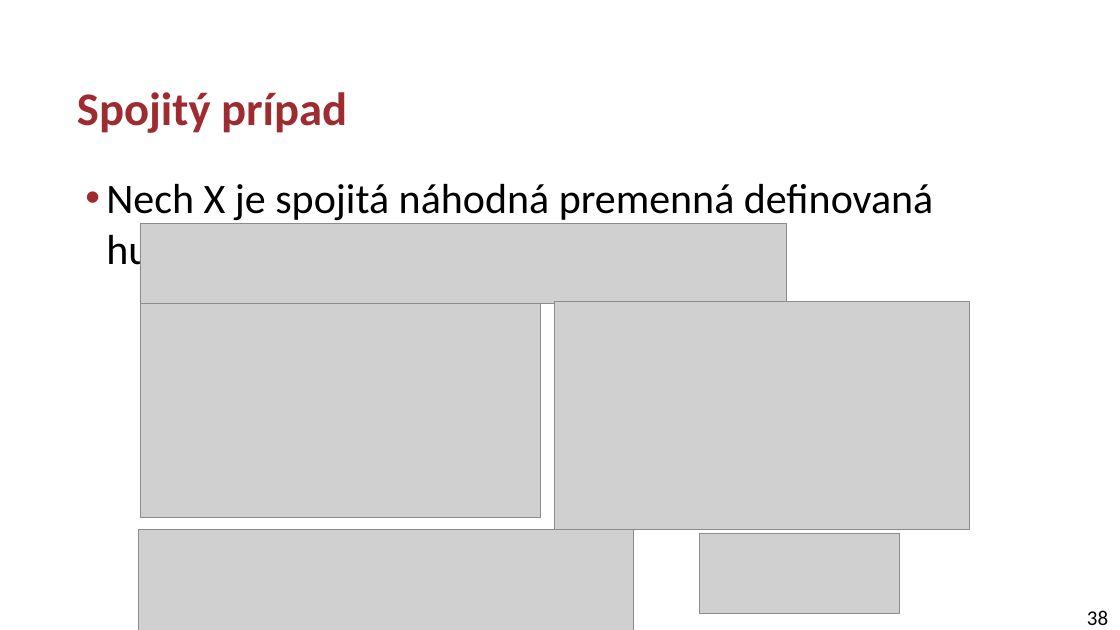
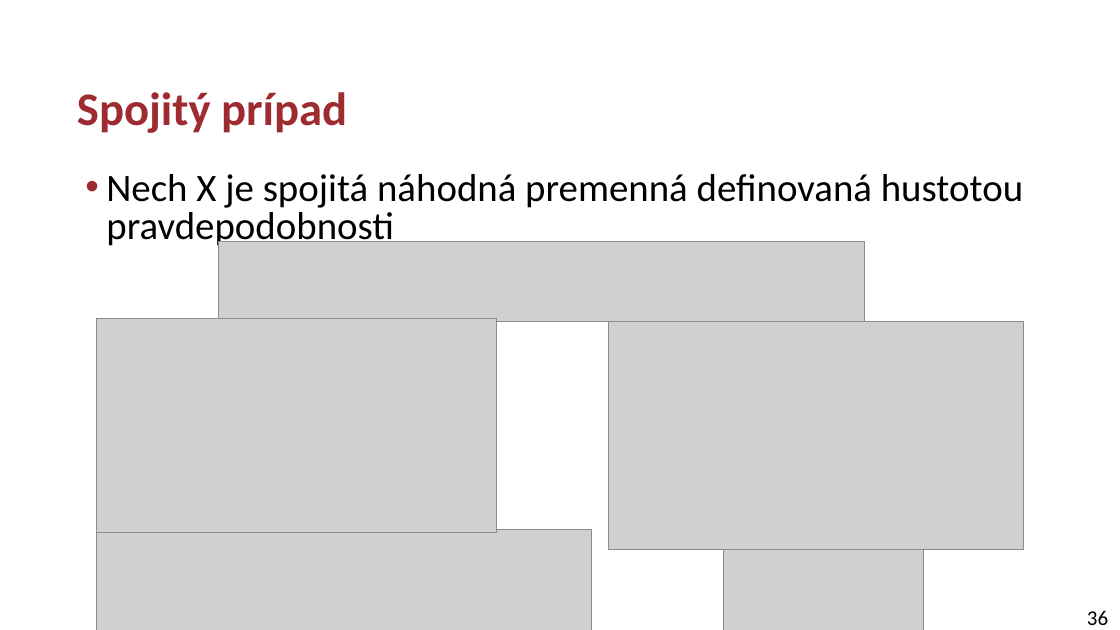
Before and after one commit to kocurvik/edu, a slide deck: slide 36 of RO/prednasky/p02.pptx (slide 38 before the commit). Drawn at 1120x630 pixels with LibreOffice and Linux fonts; fonts in the diff are those of the drawing; grey boxes stand for pictures. Boxes give left, top, right and bottom in pixels: in the first picture for what was removed or moved away, otherwise in the second. Text is boxed around its words. In the diff, an @@ line names an element or a change of style, - is before the commit and + after.

```diff
--- a/RO/prednasky/p02.pptx
+++ b/RO/prednasky/p02.pptx
@@ text "Nech X je spojitá náhodná ..." at box(106, 174, 1023, 248): size 36 to 33.3 pt; line spacing 1 to 0.8 @@
@@ picture: place and size @@
-picture at box(140, 223, 786, 303)
+picture at box(218, 241, 865, 321)
@@ picture: place and size @@
-picture at box(140, 303, 540, 518)
+picture at box(97, 318, 497, 533)
@@ picture: place and size @@
-picture at box(555, 302, 970, 529)
+picture at box(609, 322, 1024, 549)
@@ picture: place and size @@
-picture at box(139, 529, 634, 630)
+picture at box(97, 529, 592, 630)
@@ picture: place and size @@
-picture at box(700, 534, 900, 613)
+picture at box(723, 550, 923, 630)
@@ page number at box(1087, 610, 1108, 625): text changed @@
-38
+36
```
Also in this commit, not shown: 10 other slides changed, 2 slides removed.
